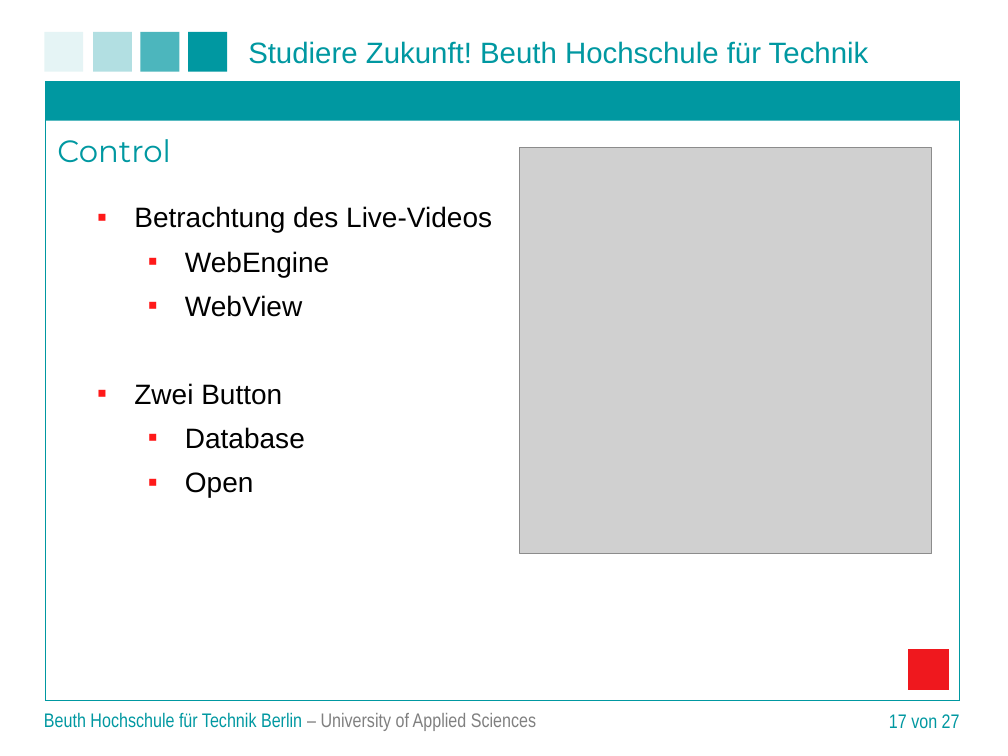
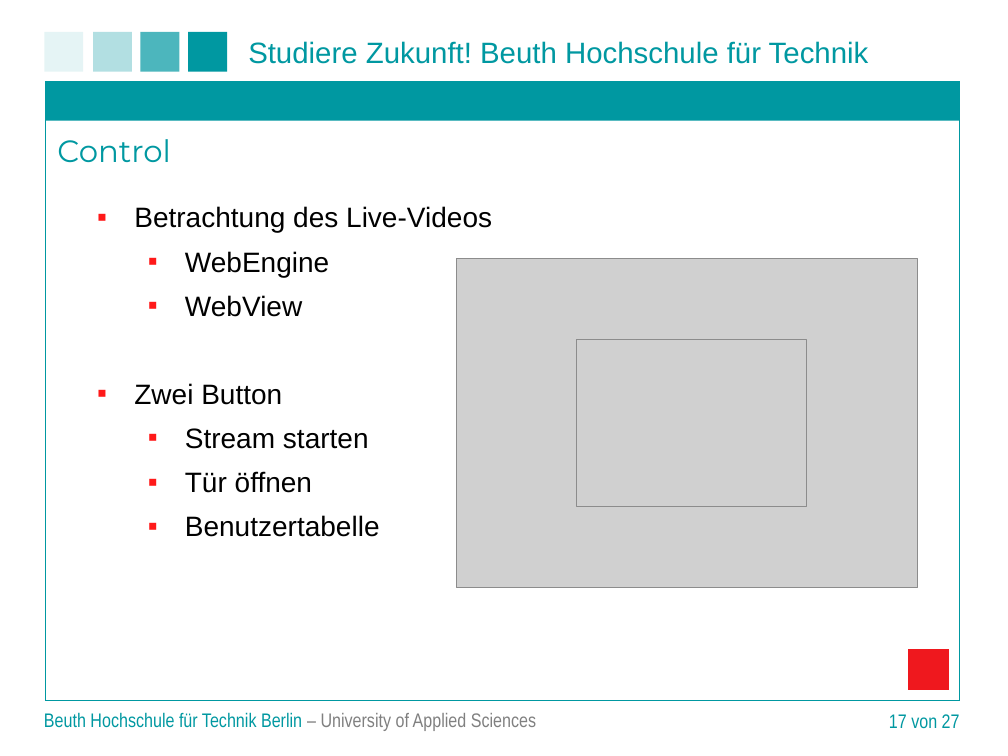
Before and after one commit to matt-han/TuerSpion, a slide deck: slide 17 of Projektpraesentation.ppt. Drawn at 1008x756 pixels with LibreOffice and Linux fonts; fonts in the diff are those of the drawing; grey boxes stand for pictures; background and template pictures are left out. Boxes give left, top, right and bottom in pixels: in the first picture for what was removed or moved away, otherwise in the second. Text is boxed around its words. In the diff, an @@ line names an element or a change of style, - is before the commit and + after.

```diff
--- a/Projektpraesentation.ppt
+++ b/Projektpraesentation.ppt
@@ picture: place and size @@
-picture at <box>520,148,932,554</box>
+picture at <box>457,258,918,588</box>
@@ picture added at <box>577,340,806,506</box> @@
@@ text at <box>185,428,380,537</box>: text changed @@
-  ▪ Database
-  ▪ Open
+  ▪ Stream starten
+  ▪ Tür öffnen
+  ▪ Benutzertabelle
```
Also in this commit, not shown: 4 other slides changed, 1 slide added, 1 slide removed.
